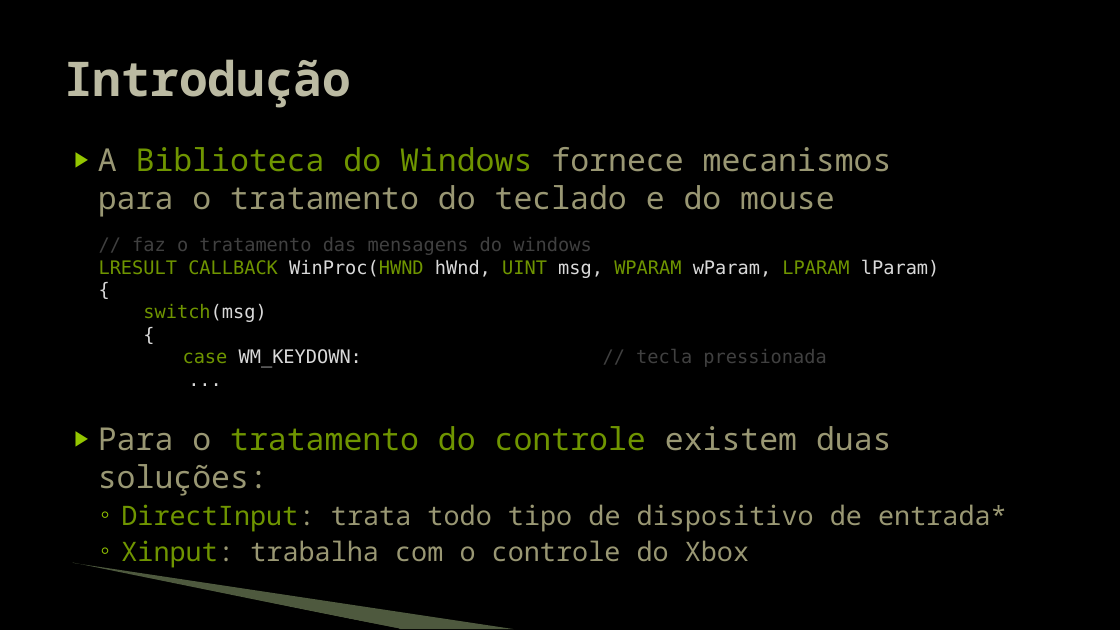
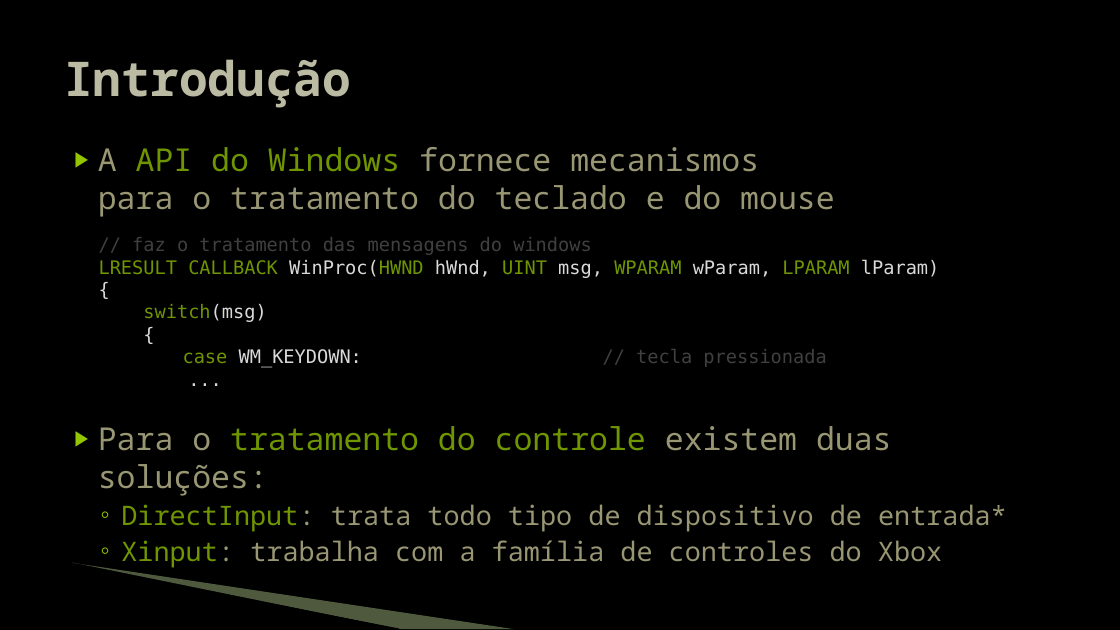
Before and after one commit to JudsonSS/Jogos, a slide deck: slide 3 of Slides/19. Controlador de Jogo.pptx. Drawn at 1120x630 pixels with LibreOffice and Linux fonts; fonts in the diff are those of the drawing; background and template pictures are left out. Boxes give left, top, right and bottom in pixels: in the first picture for what was removed or moved away, otherwise in the second. Text is boxed around its words. In the diff, an @@ line names an element or a change of style, - is before the commit and + after.

```diff
--- a/Slides/19. Controlador de Jogo.pptx
+++ b/Slides/19. Controlador de Jogo.pptx
@@ text at (98,147,834,217): text changed @@
-▶ A Biblioteca do Windows fornece mecanismos
-  para o tratamento do teclado e do mouse
+▶ A API do Windows fornece mecanismos
+  para o tratamento do teclado e do mouse
@@ text at (121,540,942,568): text changed @@
-  ◦ Xinput: trabalha com o controle do Xbox
+  ◦ Xinput: trabalha com a família de controles do Xbox
```
Also in this commit, not shown: 7 other slides changed, 1 slide added.
